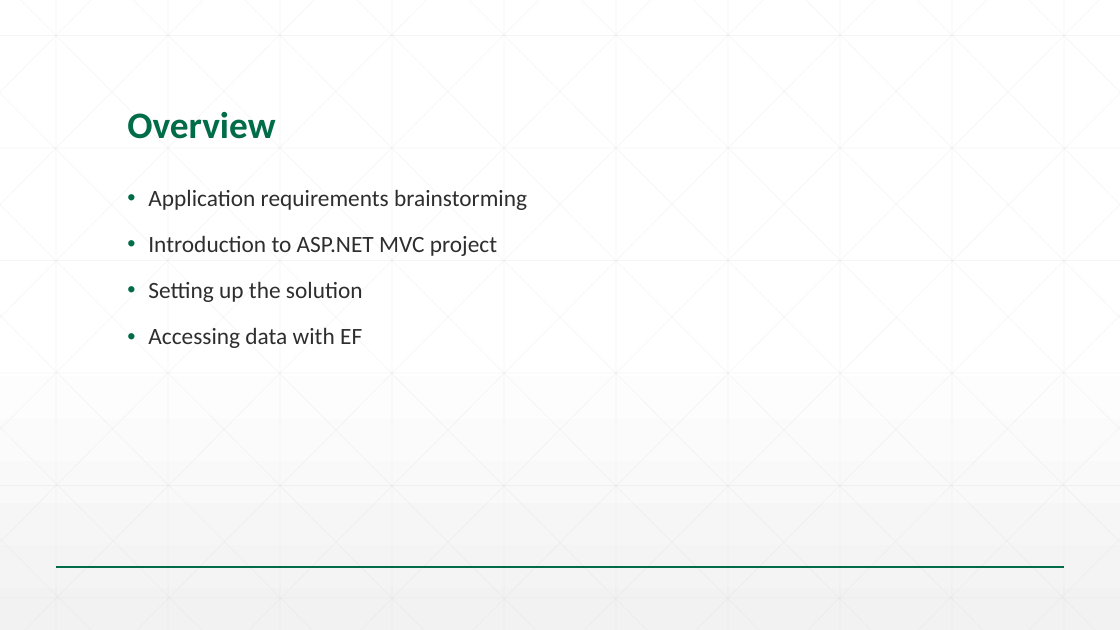
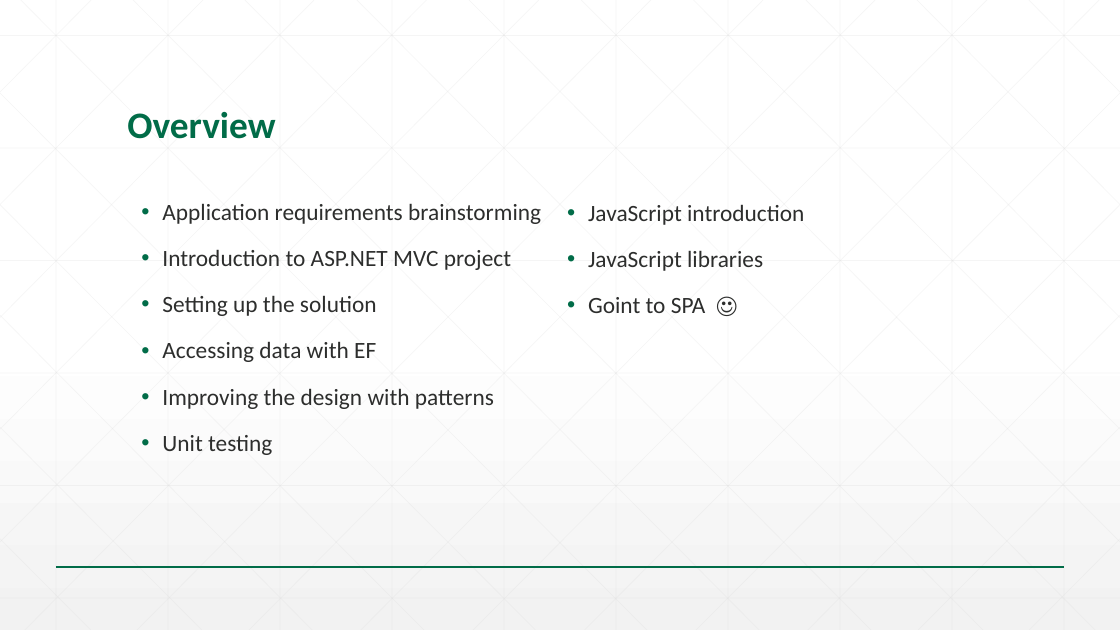
Before and after one commit to goce-kalamadevski/svs-talent-2015, a slide deck: slide 2 of 04-SPA/Slides/01.02-Seavus Talent Program_SPA.pptx. Drawn at 1120x630 pixels with LibreOffice and Linux fonts; fonts in the diff are those of the drawing; background and template pictures are left out. Boxes give left, top, right and bottom in pixels: in the first picture for what was removed or moved away, otherwise in the second. Text is boxed around its words. In the diff, an @@ line names an element or a change of style, - is before the commit and + after.

```diff
--- a/04-SPA/Slides/01.02-Seavus Talent Program_SPA.pptx
+++ b/04-SPA/Slides/01.02-Seavus Talent Program_SPA.pptx
@@ text added at bbox=[162, 203, 541, 455], 20 pt, text #2D2E2D @@
+• Application requirements brainstorming
+• Introduction to ASP.NET MVC project
+• Setting up the solution
+• Accessing data with EF
+• Improving the design with patterns
+• Unit testing
@@ text at bbox=[588, 204, 804, 313]: text changed @@
-• Application requirements brainstorming
-• Introduction to ASP.NET MVC project
-• Setting up the solution
-• Accessing data with EF
+• JavaScript introduction
+• JavaScript libraries
+• Goint to SPA ☺
```
Also in this commit, not shown: 16 slides added, 3 other files.
